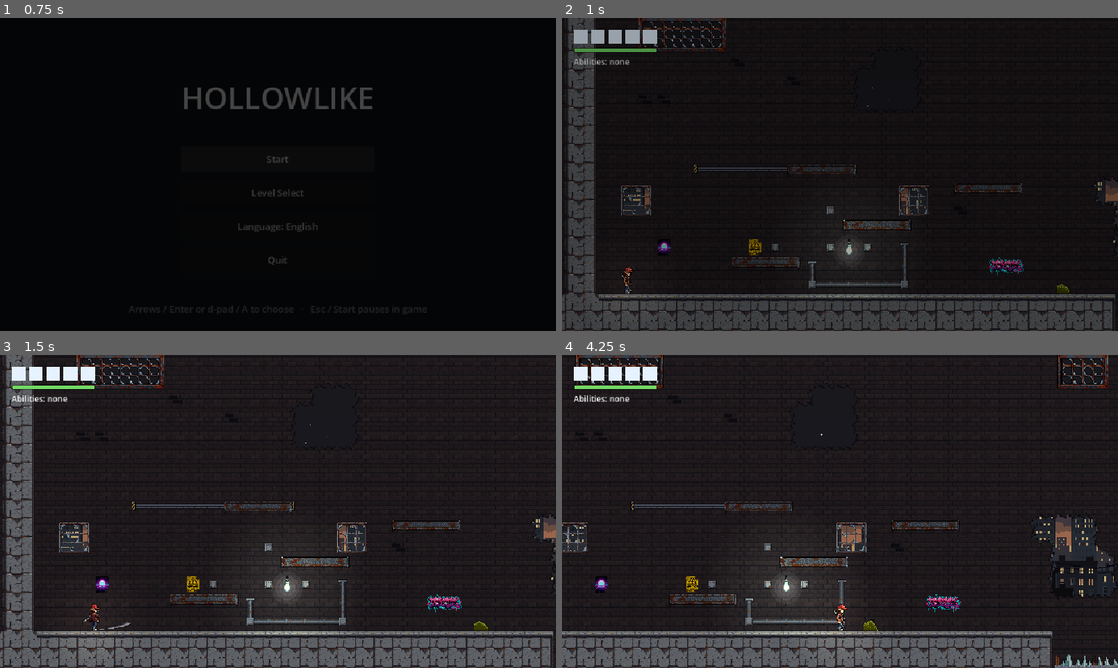
Above: before the commit, frames 1-4 (two rows, left to right).
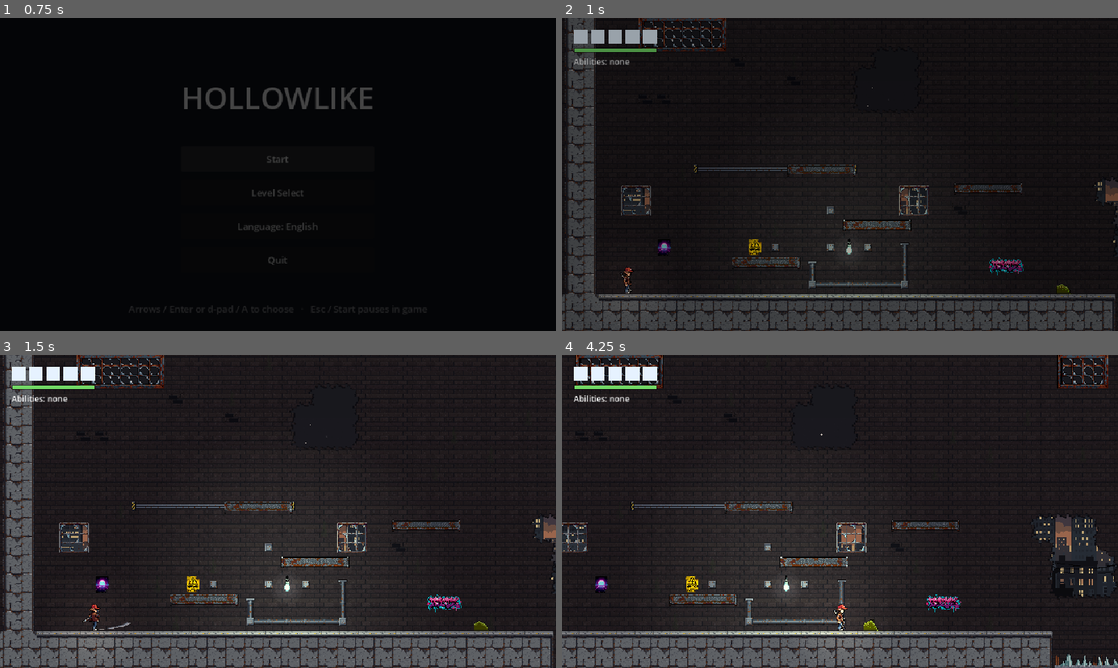
Above: after the commit, the same moments.

Repository: xipheon/hollowlike
Game: Godot game, scene res://scenes/main_menu.tscn
Two runs of this game, one before a commit and one after it. Both use one fixed random seed, a clock stepped at 60 frames per second and the inputs below.
Inputs (mouse positions are in pixels of both pictures, inside the frame that each line leads up to):
- Up to frame 1 (0.75 s): click "Start" at 0.5 s
- Up to frame 2 (1 s): no input
- Up to frame 3 (1.5 s): tap Enter (ui_accept) at 1.25 s; move the mouse to (400, 495) at 1.27 s; hold D (move_right) from 1.28 s (still down); tap J (attack) at 1.35 s; click (400, 495) at 1.42 s
- Up to frame 4 (4.25 s): tap Space (jump) at 1.52, 2.27, 3.77 s; move the mouse to (728, 527) at 2.02 s; release D (move_right) at 2.03 s; hold S (move_down) 2.03-2.78 s; tap K (dash) at 2.1 s; move the mouse to (895, 442) at 2.77 s; hold D (move_right) 2.78-3.53 s; hold Shift (sprint) 2.78-3.53 s; move the mouse to (812, 574) at 3.52 s; hold W (move_up) from 3.53 s (still down); tap Z at 3.6 s; click (812, 574) at 3.67 s

Frame 1 is identical in both runs. In frame 2, 0.4% of the frame differs, in the area x 30-72%, y 46-90%; in frame 3, 1.0%; in frame 4, 1.1%, in the area x 17-64%, y 46-90%.

Commit message:
Lighting phase 7: softer drawn glow rings, wider ceiling lights
The drawn glow rings drop to half strength (bulbs 0.11, signs 0.15) now
the real lights and glow are in, and the ceiling bulbs light twice as far
(radius 288).

Co-Authored-By: Claude Opus 5.5 <noreply@anthropic.com>

Diff:
--- a/scripts/room_art.gd
+++ b/scripts/room_art.gd
@@ -57,14 +57,14 @@
 const BULB_GLOW := Color(0.78, 1.0, 0.9)
 const BULB_GLOW_CENTRE := Vector2(16, 22)
 const BULB_GLOW_SIZE := Vector2i(56, 56)
-const BULB_GLOW_STRENGTH := 0.22
-const BULB_LIGHT_RADIUS := 144
+const BULB_GLOW_STRENGTH := 0.11   # the drawn rings, kept soft under the real light
+const BULB_LIGHT_RADIUS := 288
 const BULB_LIGHT_ENERGY := 0.8
 const BULB_LIGHT_HEIGHT := 72.0   # px out from the wall: how steeply it falls on the normal maps
 const SIGN_GLOW := Color(1.0, 0.25, 0.25)
 const SIGN_GLOW_CENTRE := Vector2(16, 12)
 const SIGN_GLOW_SIZE := Vector2i(40, 24)
-const SIGN_GLOW_STRENGTH := 0.3
+const SIGN_GLOW_STRENGTH := 0.15
 const SIGN_LIGHT_RADIUS := 64
 const SIGN_LIGHT_ENERGY := 0.6
 const SIGN_LIGHT_HEIGHT := 32.0
